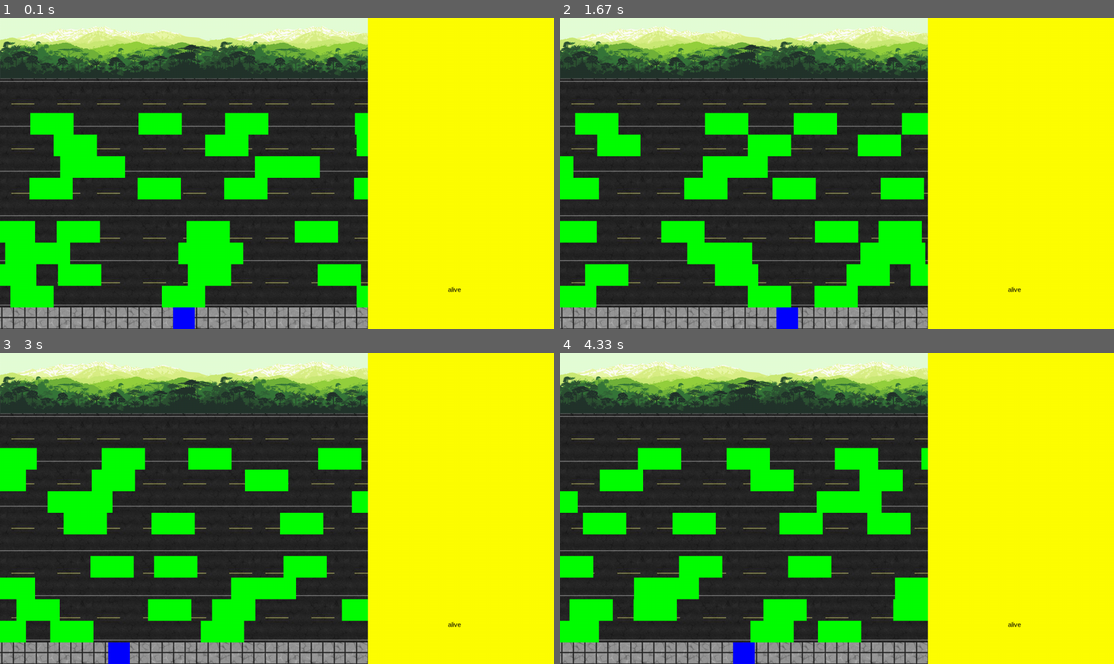
Above: before the commit, frames 1-4 (two rows, left to right).
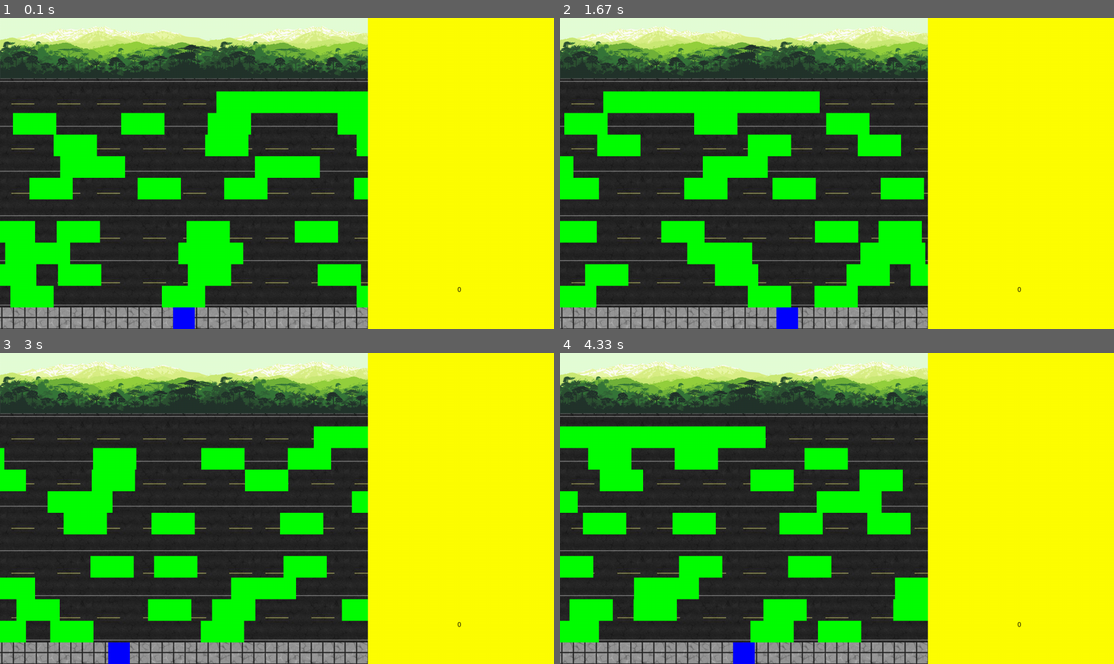
Above: after the commit, the same moments.

Repository: AyoubErrajraji/MonkeyBusiness
Game: pygame game, started from main.py
The game is run twice, just before and just after one commit, with the same random seed, the same clock (stepped at 60 frames per second) and the same inputs.
Inputs (mouse positions are in pixels of both pictures, inside the frame that each line leads up to):
- Up to frame 1 (0.1 s): no input
- Up to frame 2 (1.67 s): hold Right 0.33-0.8 s; move the mouse to (814, 185) at 0.37 s; hold Up 0.83-1.13 s; move the mouse to (1014, 164) at 0.87 s; hold Right 1.17-1.63 s; move the mouse to (704, 176) at 1.2 s
- Up to frame 3 (3 s): hold Left 1.67-2.2 s; move the mouse to (105, 461) at 1.7 s; hold Down 2.23-2.53 s; move the mouse to (360, 399) at 2.27 s; hold Left 2.57-2.97 s; move the mouse to (343, 536) at 2.6 s
- Up to frame 4 (4.33 s): hold Up 3-3.37 s; move the mouse to (848, 402) at 3.03 s; hold Right 3.4-4.03 s; move the mouse to (637, 499) at 3.43 s; hold Down from 4.07 s (still down); move the mouse to (842, 539) at 4.1 s

The runs differ from the first frame. In frame 1, 3.6% of the frame differs, in the area x 2-84%, y 23-89%; in frame 2, 4.5%; in frame 3, 2.5%; in frame 4, 5.6%, in the area x 0-84%, y 23-89%.

Commit message:
added score to crosstheroad

Diff:
--- a/crosstheroad_lib/crosstheroad.py
+++ b/crosstheroad_lib/crosstheroad.py
@@ -81,7 +81,7 @@
         self.clock = pygame.time.Clock()
         self.config = config
         self.screen = screen
-        self.state = "alive"
+        self.score = 0
 
         # Set quit to False, so loop will continue
         self.quit = False
@@ -93,7 +93,7 @@
         sm = pygame.Rect(self.config.screenDim[0] - self.config.sideMenu[0], 0, self.config.sideMenu[0], self.config.sideMenu[1])
         pygame.draw.rect(self.screen, self.config.yellow, sm)
         font = pygame.font.SysFont("helvetica", 15)
-        state = font.render(self.state, 1, self.config.black)
+        state = font.render(str(self.score), 1, self.config.black)
         self.screen.blit(state, (self.config.screenDim[0] - self.config.sideMenu[0]/2 - state.get_rect().width, self.config.sideMenu[1] - 100))
 
     def addCars(self):
@@ -134,11 +134,13 @@
             self.cars.append(Car(0 + (self.config.grid * 16), self.config.screenDim[1] - self.config.grid * 9, self.config.grid * 2, self.config.grid, self.screen, self.config, 6))
         # Add 8th row of cars
         if len(self.cars) < 26:
-            self.cars.append(Car(0 + self.config.grid, self.config.screenDim[1] - self.config.grid * 10, self.config.grid * 2, self.config.grid, self.screen, self.config, 5))
-            self.cars.append(Car(0 + (self.config.grid * 6), self.config.screenDim[1] - self.config.grid * 10, self.config.grid * 2, self.config.grid, self.screen, self.config, 5))
-            self.cars.append(Car(0 + (self.config.grid * 10), self.config.screenDim[1] - self.config.grid * 10, self.config.grid * 2, self.config.grid, self.screen, self.config, 5))
-            self.cars.append(Car(0 + (self.config.grid * 16), self.config.screenDim[1] - self.config.grid * 10, self.config.grid * 2, self.config.grid, self.screen, self.config, 5))
-
+            self.cars.append(Car(0 + self.config.grid, self.config.screenDim[1] - self.config.grid * 10, self.config.grid * 2, self.config.grid, self.screen, self.config, -5))
+            self.cars.append(Car(0 + (self.config.grid * 6), self.config.screenDim[1] - self.config.grid * 10, self.config.grid * 2, self.config.grid, self.screen, self.config, -5))
+            self.cars.append(Car(0 + (self.config.grid * 10), self.config.screenDim[1] - self.config.grid * 10, self.config.grid * 2, self.config.grid, self.screen, self.config, -5))
+            self.cars.append(Car(0 + (self.config.grid * 16), self.config.screenDim[1] - self.config.grid * 10, self.config.grid * 2, self.config.grid, self.screen, self.config, -5))
+        # Add 9th row (last) of cars
+        if len(self.cars) < 27:
+            self.cars.append(Car(0 + (self.config.grid * 8), self.config.screenDim[1] - self.config.grid * 11, self.config.grid * 10, self.config.grid, self.screen, self.config, 25))
 
     def background(self, color):
         self.screen.fill(color)
@@ -168,11 +170,15 @@
         elif pygame.key.get_pressed()[pygame.K_DOWN] != 0:
             # print("Key Down pressed")
             self.monkey.move(0, 1)
+        if self.monkey.y < 80:
+            self.score += 1
+            self.monkey.reset()
 
     def collisionDet(self):
         for index in range(len(self.cars)):
             if not self.monkey.intersects(self.cars[index].x, self.cars[index].y, self.cars[index].w, self.cars[index].h):
                 self.monkey.reset()
+                self.score = 0
 
     def run(self):
         while not self.quit:
